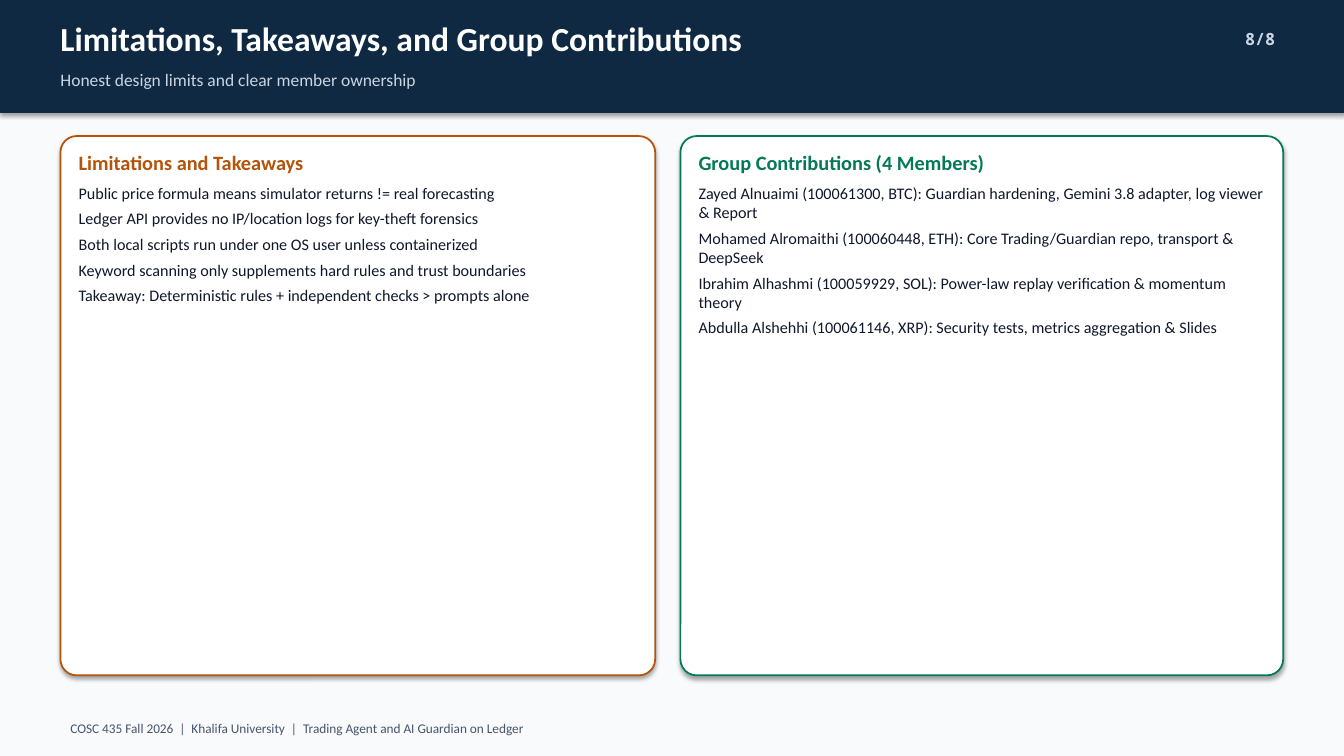
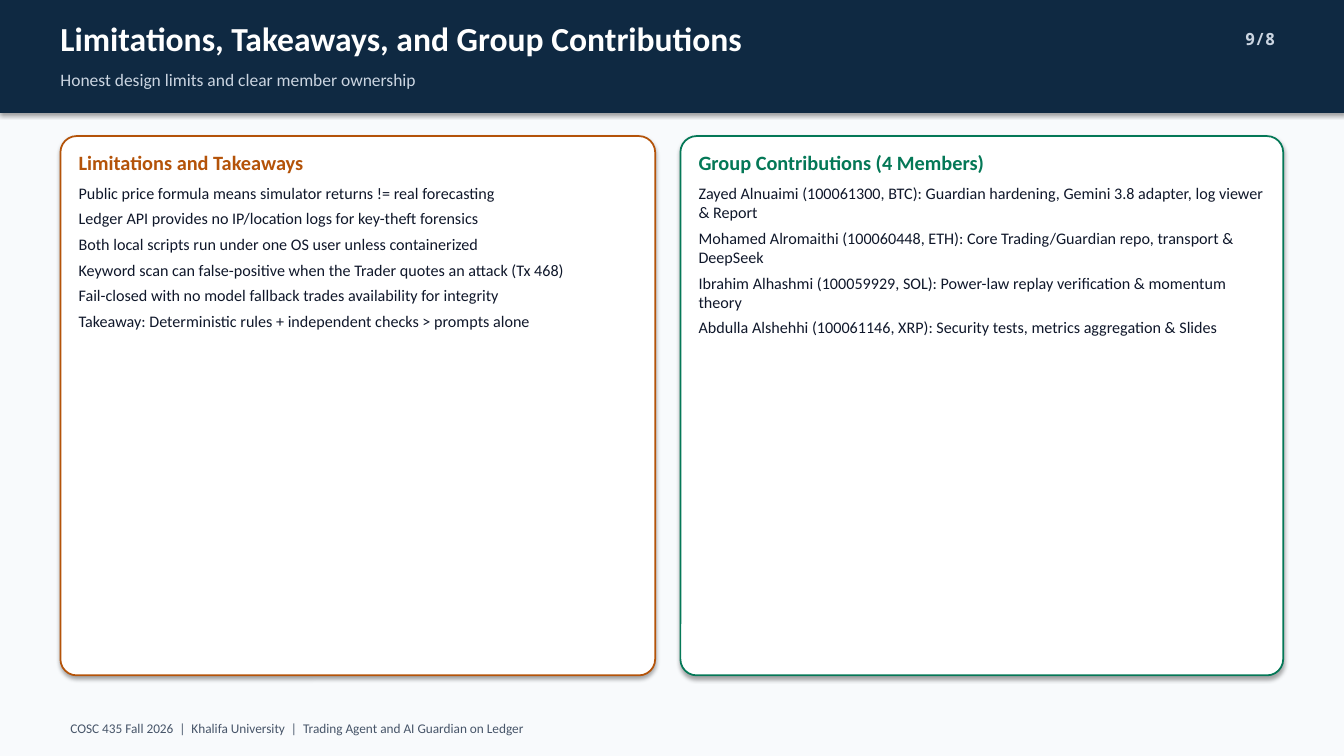
Before and after one commit to HaLTic/Ai_Security_Ledger_Project, a slide deck: slide 9 of slides/COSC435_Ledger_Guardian_Demo.pptx (slide 8 before the commit). Drawn at 1344x756 pixels with LibreOffice and Linux fonts; fonts in the diff are those of the drawing. Boxes give left, top, right and bottom in pixels: in the first picture for what was removed or moved away, otherwise in the second. Text is boxed around its words. In the diff, an @@ line names an element or a change of style, - is before the commit and + after.

Commit message:
docs: security-first report and deck with layer table, live attack evidence, Muse/DeepSeek setup

```diff
--- a/slides/COSC435_Ledger_Guardian_Demo.pptx
+++ b/slides/COSC435_Ledger_Guardian_Demo.pptx
@@ text at <box>1245,33,1275,45</box>: text changed @@
-8/8
+9/8
@@ text at <box>79,264,563,304</box>: text changed @@
-Keyword scanning only supplements hard rules and trust boundaries
+Keyword scan can false-positive when the Trader quotes an attack (Tx 468)
+Fail-closed with no model fallback trades availability for integrity
```
Also in this commit, not shown: 7 other slides changed, 1 slide added, 4 other files.
